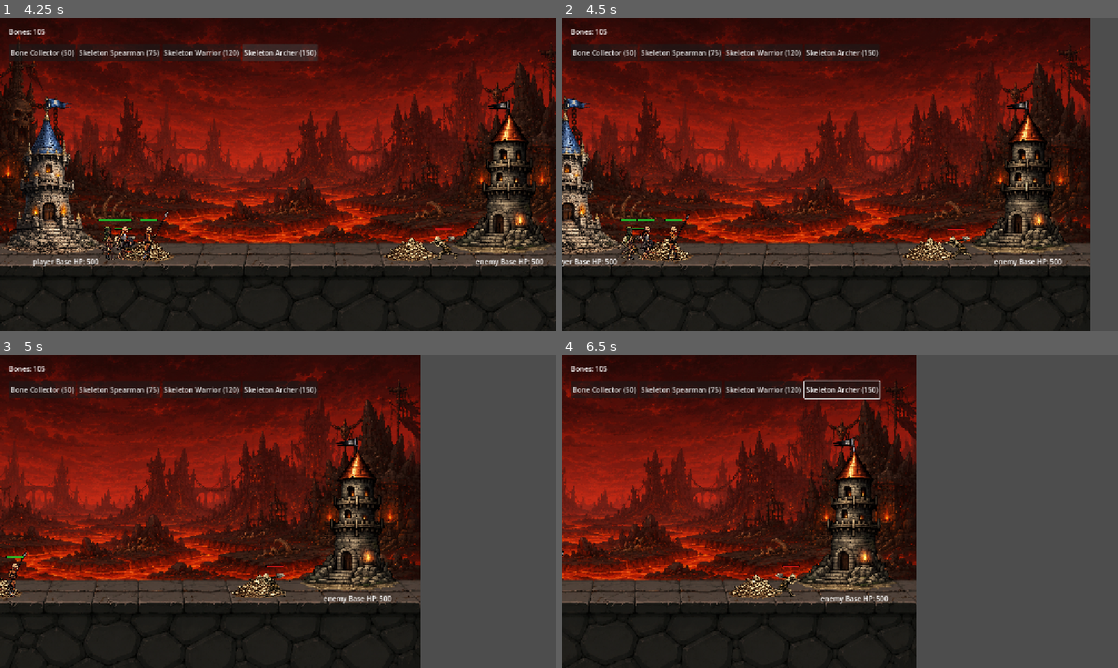
Above: before the commit, frames 1-4 (two rows, left to right).
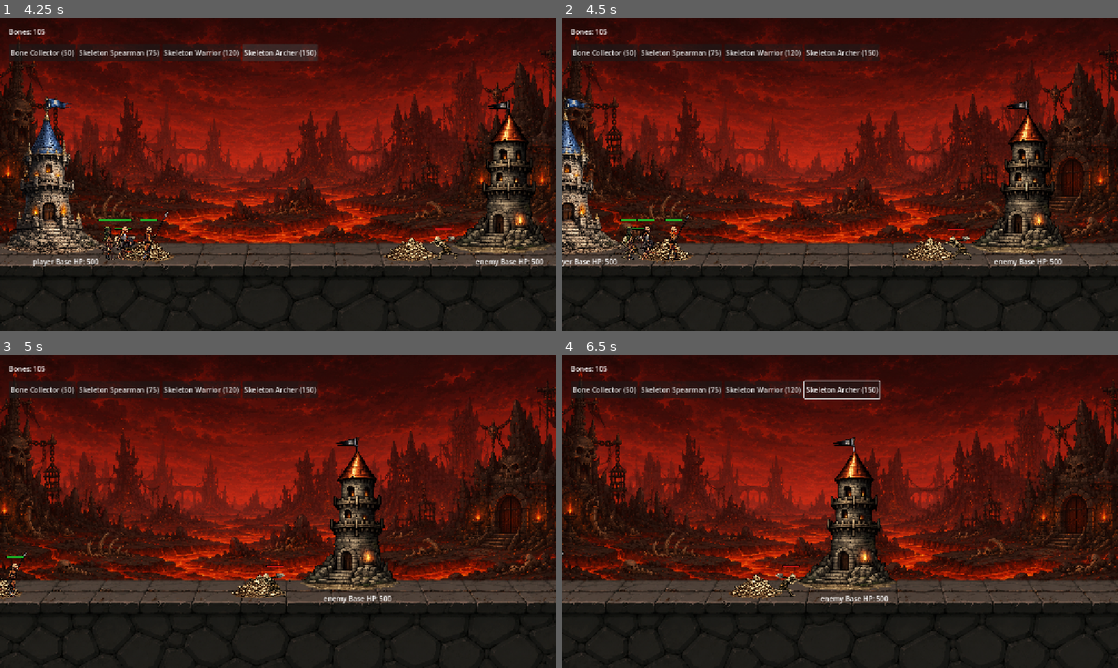
Above: after the commit, the same moments.

Repository: kyledeocades/BoneKingdom
Game: Godot game, scene res://scenes/MainMenu.tscn
Two runs of this game, one before a commit and one after it. Both use one fixed random seed, a clock stepped at 60 frames per second and the inputs below.
Inputs (mouse positions are in pixels of both pictures, inside the frame that each line leads up to):
- Up to frame 1 (4.25 s): click "⚔ PLAY" at 0.5 s; click "Bone Collector (50)" at 1.25 s; click "Skeleton Spearman (75)" at 2 s; click "Skeleton Warrior (120)" at 2.75 s; click "Skeleton Archer (150)" at 3.5 s
- Up to frame 2 (4.5 s): move the mouse to (962, 158) at 4.27 s; hold Right (ui_right) from 4.28 s (still down); click (962, 158) at 4.42 s
- Up to frame 3 (5 s): keep holding Right (ui_right)
- Up to frame 4 (6.5 s): release Right (ui_right) at 5 s; drag from (728, 527) to (812, 574) at 5.02 s; move the mouse to (895, 442) at 5.77 s; hold Right (ui_right) from 5.78 s (still down)

Frame 1 is identical in both runs. In frame 2, 30% of the frame differs, in the area x 0-100%, y 0-100%; in frame 3, 49%; in frame 4, 57%.

Commit message:
anchor bg to camera
Co-authored-by: Copilot <copilot@github.com>

Diff:
--- a/scenes/Main.tscn
+++ b/scenes/Main.tscn
@@ -16,6 +16,7 @@
 [ext_resource type="Script" uid="uid://cja0lb1ct8j2m" path="res://scripts/ui/UIController.gd" id="12_ui_ctrl"]
 [ext_resource type="Texture2D" uid="uid://clgurd5ic18v7" path="res://sprites/Towers/player_tower.png" id="15_cvmbd"]
 [ext_resource type="Texture2D" uid="uid://bfw1d5kil55hr" path="res://sprites/Towers/enemy_tower.png" id="16_cvmbd"]
+[ext_resource type="Script" uid="uid://dg0s4yvjl90s" path="res://scripts/systems/BackgroundScroller.gd" id="17_bg_scroller"]
 
 [sub_resource type="RectangleShape2D" id="RectangleShape2D_0wfyh"]
 size = Vector2(100, 300)
@@ -49,10 +50,11 @@
 
 [node name="Background" type="Sprite2D" parent="." unique_id=1213784102]
 texture_repeat = 3
-position = Vector2(640, 360)
+position = Vector2(0, 0)
 scale = Vector2(0.81, 0.81)
 texture = ExtResource("10_cvmbd")
 region_rect = Rect2(0, 0, 4000, 720)
+script = ExtResource("17_bg_scroller")
 
 [node name="PlayerSpawn" type="Marker2D" parent="." unique_id=935618741]
 position = Vector2(220, 500)
--- /dev/null
+++ b/scripts/systems/BackgroundScroller.gd
@@ -0,0 +1,12 @@
+extends Sprite2D
+## Background Scroller - Anchors background to camera position
+## Attaches to the Background sprite node
+
+class_name BackgroundScroller
+
+@onready var camera: Camera2D = get_tree().get_first_node_in_group("main").find_child("Camera2D")
+
+func _process(_delta: float) -> void:
+	if camera:
+		# Follow camera position to keep background anchored to view
+		global_position = camera.global_position
